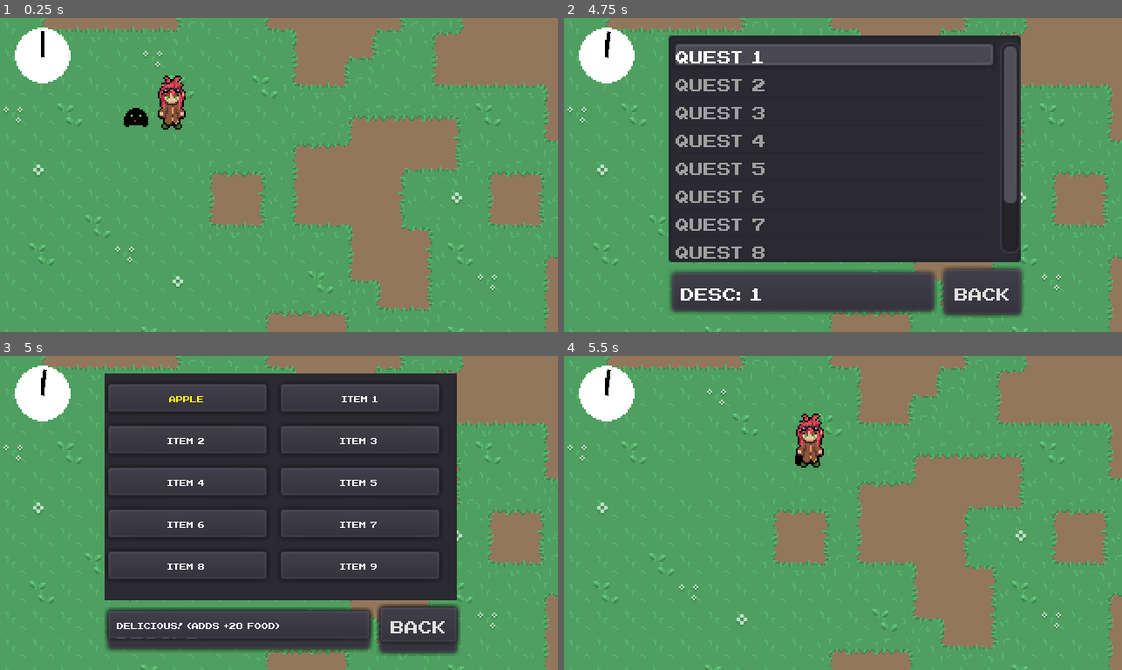
Above: before the commit, frames 1-4 (two rows, left to right).
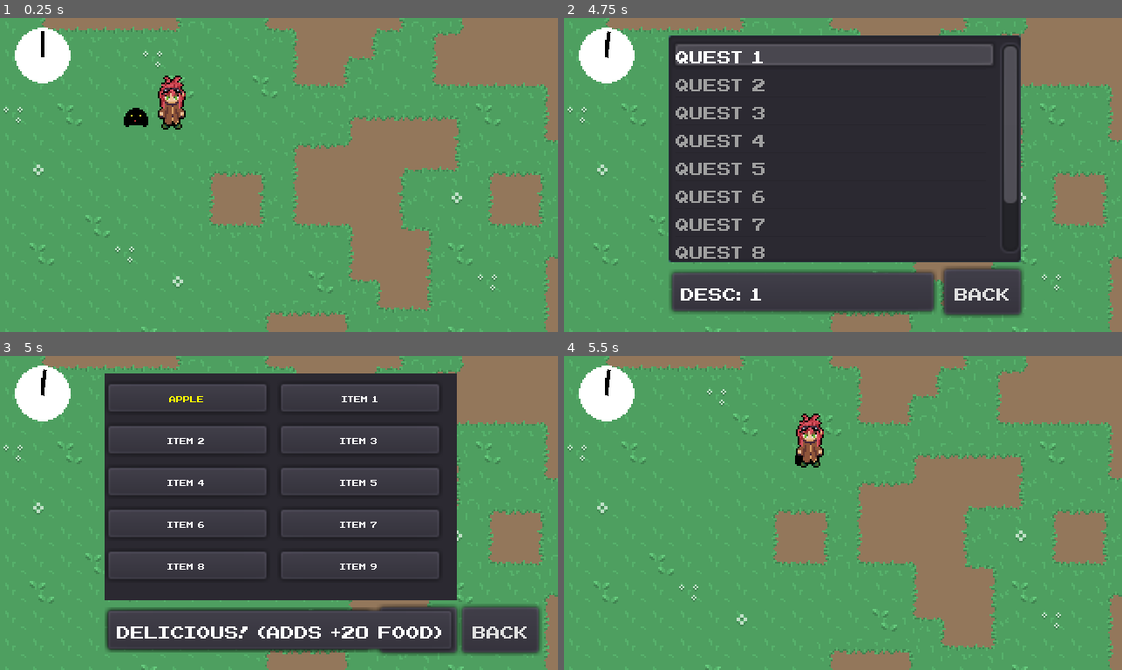
Above: after the commit, the same moments.

Repository: Morphclue/evo-world
Game: Godot game, scene res://world.tscn
Two runs of this game, one before a commit and one after it. Both use one fixed random seed, a clock stepped at 60 frames per second and the inputs below.
Inputs:
- Up to frame 1 (0.25 s): no input
- Up to frame 2 (4.75 s): tap Enter (ui_accept) at 0.5, 0.77, 0.8, 1.07, 2, 2.1, 2.27, 2.57, 2.75, 3.05, 3.77, 4.07, 4.25, 4.35, 4.52 s; hold D (right) 0.53-1.25 s; tap J (journal) at 0.6, 2.3, 2.85, 3.6 s; click "Back" at 1.25 s; hold S (down) 2.03-2.78 s; hold D (right) 2.78-3.53 s; hold Up (ui_up) 3.53-4.28 s; hold A (left) from 4.28 s (still down)
- Up to frame 3 (5 s): keep holding A (left); tap Enter (ui_accept) at 4.82 s; tap I (inventory) at 4.9 s
- Up to frame 4 (5.5 s): keep holding A (left); tap J (journal) at 5.1 s; tap Enter (ui_accept) at 5.27 s

Frames 1-2 are identical in both runs. In frame 3, 4.2% of the frame differs, in the area x 19-98%, y 79-96%; in frame 4, nothing differs.

Commit message:
refactor: move folder and add themes

Diff:
--- a/project.godot
+++ b/project.godot
@@ -12,12 +12,12 @@
 "base": "Node",
 "class": "Item",
 "language": "GDScript",
-"path": "res://menus/item.gd"
+"path": "res://ui/menus/item.gd"
 }, {
 "base": "Node",
 "class": "Quest",
 "language": "GDScript",
-"path": "res://menus/quest.gd"
+"path": "res://ui/menus/quest.gd"
 } ]
 _global_script_class_icons={
 "Item": "",
--- a/menus/NESCyrillic.tres
+++ b/ui/fonts/NESCyrillic.tres
@@ -1,7 +1,7 @@
 [gd_resource type="DynamicFont" load_steps=2 format=2]
 
 [sub_resource type="DynamicFontData" id=1]
-font_path = "res://menus/NESCyrillic.ttf"
+font_path = "res://ui/fonts/NESCyrillic.ttf"
 
 [resource]
 font_data = SubResource( 1 )
--- /dev/null
+++ b/ui/fonts/theme.tres
@@ -0,0 +1,6 @@
+[gd_resource type="Theme" load_steps=2 format=2]
+
+[ext_resource path="res://ui/fonts/NESCyrillic.tres" type="DynamicFont" id=1]
+
+[resource]
+default_font = ExtResource( 1 )
--- a/hud/clock.tscn
+++ b/ui/hud/clock.tscn
@@ -1,9 +1,9 @@
 [gd_scene load_steps=5 format=2]
 
-[ext_resource path="res://hud/sprites/minute.png" type="Texture" id=1]
-[ext_resource path="res://hud/sprites/clock.png" type="Texture" id=2]
-[ext_resource path="res://hud/sprites/hour.png" type="Texture" id=3]
-[ext_resource path="res://hud/clock.gd" type="Script" id=4]
+[ext_resource path="res://ui/hud/sprites/minute.png" type="Texture" id=1]
+[ext_resource path="res://ui/hud/sprites/clock.png" type="Texture" id=2]
+[ext_resource path="res://ui/hud/sprites/hour.png" type="Texture" id=3]
+[ext_resource path="res://ui/hud/clock.gd" type="Script" id=4]
 
 [node name="clock" type="Control"]
 pause_mode = 1
--- a/hud/hud.gd
+++ b/ui/hud/hud.gd
@@ -1,8 +1,8 @@
 extends Node
 
 onready var clock: Control = $clock
-var journal_scene: PackedScene  = preload("res://menus/journal.tscn")
-var inventory_scene: PackedScene = preload("res://menus/inventory.tscn")
+var journal_scene: PackedScene  = preload("res://ui/menus/journal.tscn")
+var inventory_scene: PackedScene = preload("res://uI/menus/inventory.tscn")
 var journal: Control = null
 var inventory: Control = null
 
--- a/menus/characterSelection.gd
+++ b/ui/menus/characterSelection.gd
@@ -11,9 +11,9 @@
 ]
 
 const world_scene: PackedScene = preload("res://world.tscn")
-const left_arrow: StreamTexture = preload("res://menus/sprites/arrowl.png")
-const right_arrow: StreamTexture = preload("res://menus/sprites/arrow.png")
-const font: DynamicFont = preload("res://menus/NESCyrillic.tres")
+const left_arrow: StreamTexture = preload("res://ui/menus/sprites/arrowl.png")
+const right_arrow: StreamTexture = preload("res://ui/menus/sprites/arrow.png")
+const font: DynamicFont = preload("res://ui/fonts/NESCyrillic.tres")
 
 func _ready():
 	_initUI()
--- a/menus/characterSelection.tscn
+++ b/ui/menus/characterSelection.tscn
@@ -1,18 +1,14 @@
-[gd_scene load_steps=5 format=2]
+[gd_scene load_steps=4 format=2]
 
-[ext_resource path="res://player/player.tscn" type="PackedScene" id=2]
-[ext_resource path="res://menus/characterSelection.gd" type="Script" id=3]
-
-[sub_resource type="DynamicFontData" id=1]
-font_path = "res://menus/NESCyrillic.ttf"
-
-[sub_resource type="DynamicFont" id=2]
-font_data = SubResource( 1 )
+[ext_resource path="res://player/player.tscn" type="PackedScene" id=1]
+[ext_resource path="res://ui/menus/characterSelection.gd" type="Script" id=2]
+[ext_resource path="res://ui/fonts/theme.tres" type="Theme" id=3]
 
 [node name="characterSelection" type="Control"]
 anchor_right = 1.0
 anchor_bottom = 1.0
-script = ExtResource( 3 )
+theme = ExtResource( 3 )
+script = ExtResource( 2 )
 __meta__ = {
 "_edit_use_anchors_": false
 }
@@ -54,15 +50,14 @@
 [node name="title" type="Label" parent="centerContainer/vBoxContainer"]
 margin_right = 159.0
 margin_bottom = 12.0
-custom_fonts/font = SubResource( 2 )
 custom_colors/font_color_shadow = Color( 0, 0, 0, 1 )
 text = "select your character"
 
 [node name="Button" type="Button" parent="centerContainer"]
 visible = false
 margin_left = 154.0
-margin_top = 80.0
+margin_top = 81.0
 margin_right = 166.0
-margin_bottom = 100.0
+margin_bottom = 99.0
 
 [editable path="player"]
--- a/menus/inventory.gd
+++ b/ui/menus/inventory.gd
@@ -4,7 +4,7 @@
 const PANEL_MIN_SIZE_Y: int = 20
 const INVENTORY_SIZE: int = 10
 
-const font: DynamicFont = preload("res://menus/NESCyrillic.tres")
+const font: DynamicFont = preload("res://ui/fonts/NESCyrillic.tres")
 onready var grid_container: GridContainer = $vBox/control/gridContainer
 onready var description: Label = $vBox/hBox/panelContainer/description
 
--- a/menus/inventory.tscn
+++ b/ui/menus/inventory.tscn
@@ -1,18 +1,12 @@
-[gd_scene load_steps=5 format=2]
+[gd_scene load_steps=3 format=2]
 
-[ext_resource path="res://menus/NESCyrillic.tres" type="DynamicFont" id=1]
-[ext_resource path="res://menus/inventory.gd" type="Script" id=2]
-
-[sub_resource type="DynamicFontData" id=1]
-font_path = "res://menus/NESCyrillic.ttf"
-
-[sub_resource type="DynamicFont" id=2]
-size = 8
-font_data = SubResource( 1 )
+[ext_resource path="res://ui/fonts/theme.tres" type="Theme" id=1]
+[ext_resource path="res://ui/menus/inventory.gd" type="Script" id=2]
 
 [node name="inventory" type="Control"]
 anchor_right = 1.0
 anchor_bottom = 1.0
+theme = ExtResource( 1 )
 script = ExtResource( 2 )
 __meta__ = {
 "_edit_use_anchors_": false
@@ -55,25 +49,23 @@
 [node name="hBox" type="HBoxContainer" parent="vBox"]
 margin_top = 134.0
 margin_right = 202.0
-margin_bottom = 155.0
+margin_bottom = 160.0
 
 [node name="panelContainer" type="PanelContainer" parent="vBox/hBox"]
 margin_right = 154.0
-margin_bottom = 21.0
+margin_bottom = 26.0
 
 [node name="description" type="Label" parent="vBox/hBox/panelContainer"]
 margin_left = 7.0
 margin_top = 7.0
 margin_right = 147.0
-margin_bottom = 14.0
+margin_bottom = 19.0
 rect_min_size = Vector2( 140, 0 )
-custom_fonts/font = SubResource( 2 )
 
 [node name="back" type="Button" parent="vBox/hBox"]
 margin_left = 158.0
 margin_right = 202.0
-margin_bottom = 21.0
-custom_fonts/font = ExtResource( 1 )
+margin_bottom = 26.0
 text = "Back"
 __meta__ = {
 "_edit_use_anchors_": false
--- a/menus/journal.tscn
+++ b/ui/menus/journal.tscn
@@ -1,14 +1,16 @@
-[gd_scene load_steps=3 format=2]
+[gd_scene load_steps=4 format=2]
 
-[ext_resource path="res://menus/journal.gd" type="Script" id=1]
-[ext_resource path="res://menus/NESCyrillic.tres" type="DynamicFont" id=2]
+[ext_resource path="res://ui/fonts/NESCyrillic.tres" type="DynamicFont" id=1]
+[ext_resource path="res://ui/menus/journal.gd" type="Script" id=2]
+[ext_resource path="res://ui/fonts/theme.tres" type="Theme" id=3]
 
 [node name="journal" type="Control"]
 margin_left = 0.0433044
 margin_top = -0.198425
 margin_right = 320.043
 margin_bottom = 179.802
-script = ExtResource( 1 )
+theme = ExtResource( 3 )
+script = ExtResource( 2 )
 __meta__ = {
 "_edit_use_anchors_": false
 }
@@ -27,7 +29,7 @@
 margin_right = 202.0
 margin_bottom = 130.0
 rect_min_size = Vector2( 200, 130 )
-custom_fonts/font = ExtResource( 2 )
+custom_fonts/font = ExtResource( 1 )
 
 [node name="hBox" type="HBoxContainer" parent="vBox"]
 margin_top = 134.0
@@ -44,14 +46,12 @@
 margin_right = 147.0
 margin_bottom = 19.0
 rect_min_size = Vector2( 140, 0 )
-custom_fonts/font = ExtResource( 2 )
 text = "Description"
 
 [node name="back" type="Button" parent="vBox/hBox"]
 margin_left = 158.0
 margin_right = 202.0
 margin_bottom = 26.0
-custom_fonts/font = ExtResource( 2 )
 text = "Back"
 __meta__ = {
 "_edit_use_anchors_": false
--- a/menus/mainMenu.gd
+++ b/ui/menus/mainMenu.gd
@@ -1,7 +1,7 @@
 extends Control
 
-const char_selection_scene: PackedScene = preload("res://menus/characterSelection.tscn")
-const settings_scene: PackedScene = preload("res://menus/settingsMenu.tscn")
+const char_selection_scene: PackedScene = preload("res://ui/menus/characterSelection.tscn")
+const settings_scene: PackedScene = preload("res://ui/menus/settingsMenu.tscn")
 
 onready var start: Label = $centerContainer/container/options/start
 onready var settings: Label = $centerContainer/container/options/settings
--- a/menus/mainMenu.tscn
+++ b/ui/menus/mainMenu.tscn
@@ -1,10 +1,10 @@
 [gd_scene load_steps=5 format=2]
 
-[ext_resource path="res://menus/NESCyrillic.tres" type="DynamicFont" id=1]
-[ext_resource path="res://menus/mainMenu.gd" type="Script" id=2]
+[ext_resource path="res://ui/fonts/theme.tres" type="Theme" id=1]
+[ext_resource path="res://ui/menus/mainMenu.gd" type="Script" id=2]
 
 [sub_resource type="DynamicFontData" id=1]
-font_path = "res://menus/NESCyrillic.ttf"
+font_path = "res://ui/fonts/NESCyrillic.ttf"
 
 [sub_resource type="DynamicFont" id=2]
 size = 32
@@ -13,6 +13,7 @@
 [node name="mainMenu" type="Control"]
 anchor_right = 1.0
 anchor_bottom = 1.0
+theme = ExtResource( 1 )
 script = ExtResource( 2 )
 __meta__ = {
 "_edit_use_anchors_": false
@@ -58,7 +59,6 @@
 [node name="start" type="Label" parent="centerContainer/container/options"]
 margin_right = 138.0
 margin_bottom = 12.0
-custom_fonts/font = ExtResource( 1 )
 custom_colors/font_color_shadow = Color( 0, 0, 0, 1 )
 text = "START"
 
@@ -66,7 +66,6 @@
 margin_top = 16.0
 margin_right = 138.0
 margin_bottom = 28.0
-custom_fonts/font = ExtResource( 1 )
 custom_colors/font_color_shadow = Color( 0, 0, 0, 1 )
 text = "Settings"
 
@@ -74,6 +73,5 @@
 margin_top = 32.0
 margin_right = 138.0
 margin_bottom = 44.0
-custom_fonts/font = ExtResource( 1 )
 custom_colors/font_color_shadow = Color( 0, 0, 0, 1 )
 text = "Exit"
--- a/menus/settingsMenu.gd
+++ b/ui/menus/settingsMenu.gd
@@ -2,4 +2,4 @@
 
 func _process(_delta):
 	if Input.is_action_just_pressed("ui_accept"):
-		Utils.switch_scene(self, load("res://menus/mainMenu.tscn"))
+		Utils.switch_scene(self, load("res://ui/menus/mainMenu.tscn"))
--- a/menus/settingsMenu.tscn
+++ b/ui/menus/settingsMenu.tscn
@@ -1,11 +1,12 @@
 [gd_scene load_steps=3 format=2]
 
-[ext_resource path="res://menus/NESCyrillic.tres" type="DynamicFont" id=1]
-[ext_resource path="res://menus/settingsMenu.gd" type="Script" id=2]
+[ext_resource path="res://ui/menus/settingsMenu.gd" type="Script" id=2]
+[ext_resource path="res://ui/fonts/theme.tres" type="Theme" id=3]
 
 [node name="settingsMenu" type="Control"]
 anchor_right = 1.0
 anchor_bottom = 1.0
+theme = ExtResource( 3 )
 script = ExtResource( 2 )
 __meta__ = {
 "_edit_use_anchors_": false
@@ -35,6 +36,5 @@
 [node name="todo" type="Label" parent="centerContainer/container"]
 margin_right = 138.0
 margin_bottom = 27.0
-custom_fonts/font = ExtResource( 1 )
 text = "Under construction
     <Press Enter>"
--- a/popups/popup.tscn
+++ b/ui/popups/popup.tscn
@@ -1,6 +1,6 @@
 [gd_scene load_steps=2 format=2]
 
-[ext_resource path="res://popups/popup.gd" type="Script" id=1]
+[ext_resource path="res://ui/popups/popup.gd" type="Script" id=1]
 
 [node name="popup" type="AcceptDialog"]
 anchor_right = 1.0
--- a/world.tscn
+++ b/world.tscn
@@ -6,8 +6,8 @@
 [ext_resource path="res://world/grass_tileset.tres" type="TileSet" id=4]
 [ext_resource path="res://world/sprites/grass_atlas.png" type="Texture" id=5]
 [ext_resource path="res://pet/pet.tscn" type="PackedScene" id=6]
-[ext_resource path="res://hud/clock.tscn" type="PackedScene" id=7]
-[ext_resource path="res://hud/hud.gd" type="Script" id=8]
+[ext_resource path="res://ui/hud/clock.tscn" type="PackedScene" id=7]
+[ext_resource path="res://ui/hud/hud.gd" type="Script" id=8]
 
 [sub_resource type="TileSet" id=1]
 0/name = "grass_atlas.png 0"
Renamed: menus/NESCyrillic.ttf -> ui/fonts/NESCyrillic.ttf
Renamed: hud/clock.gd -> ui/hud/clock.gd
Renamed: hud/sprites/clock.png -> ui/hud/sprites/clock.png
Not shown, changed: ui/hud/sprites/clock.png.import
Renamed: hud/sprites/hour.png -> ui/hud/sprites/hour.png
Not shown, changed: ui/hud/sprites/hour.png.import
Renamed: hud/sprites/minute.png -> ui/hud/sprites/minute.png
Not shown, changed: ui/hud/sprites/minute.png.import
Not shown: 1 places in ui/menus/characterSelection.tscn that only renumber resources
Renamed: menus/item.gd -> ui/menus/item.gd
Renamed: menus/journal.gd -> ui/menus/journal.gd
Renamed: menus/quest.gd -> ui/menus/quest.gd
(and 5 more such lines)
